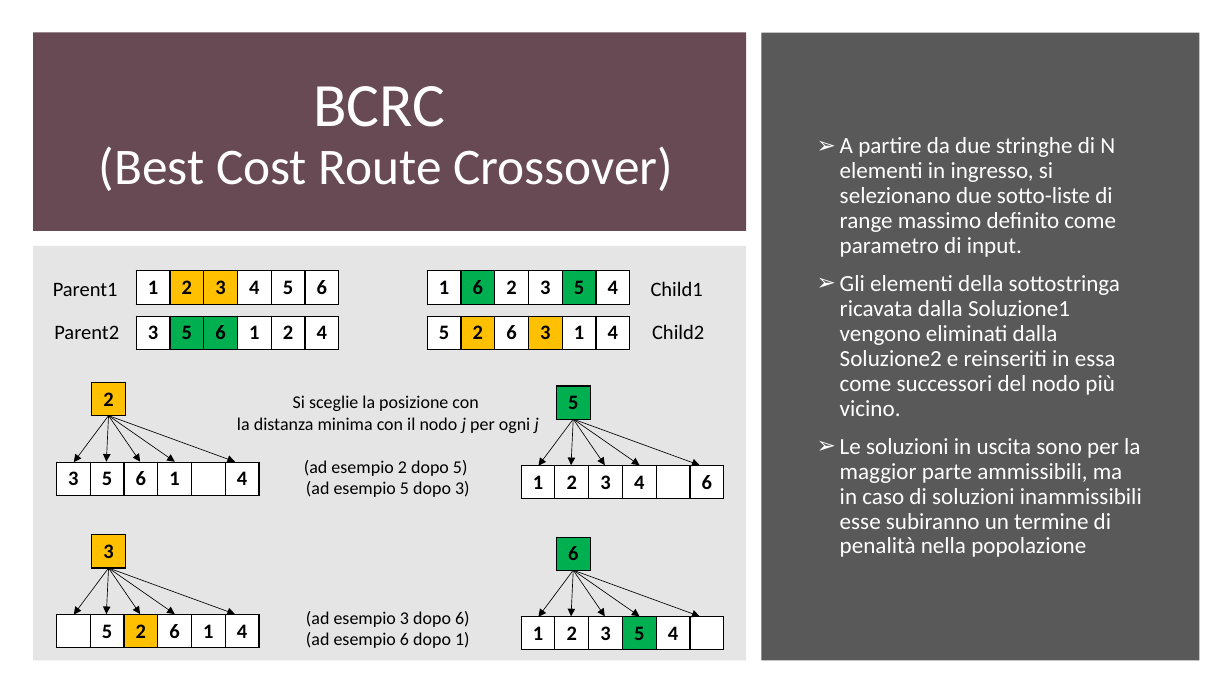
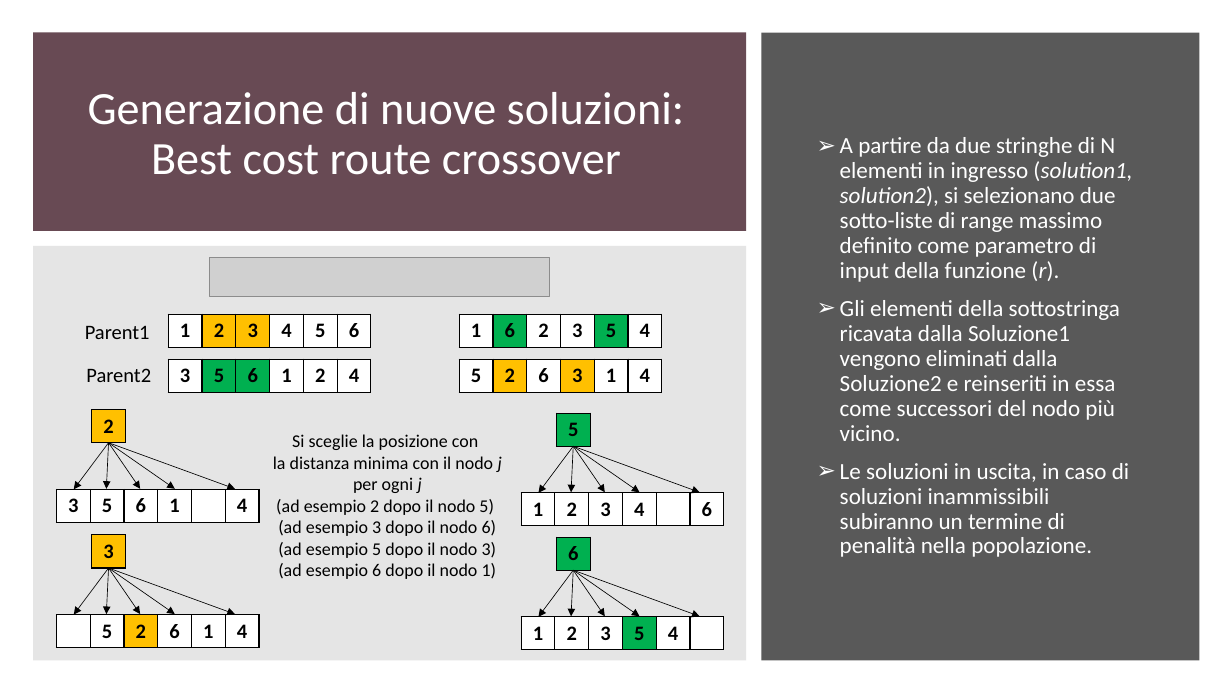
Before and after one commit to gdr-98/Greedy-heuristics-and-genetic-algorithm-for-a-CVRPTW-problem-resolution-, a slide deck: slide 15 of Power_point_nik.pptx (slide 13 before the commit). Drawn at 1232x693 pixels with LibreOffice and Linux fonts; fonts in the diff are those of the drawing; grey boxes stand for pictures. Boxes give left, top, right and bottom in pixels: in the first picture for what was removed or moved away, otherwise in the second. Text is boxed around its words. In the diff, an @@ line names an element or a change of style, - is before the commit and + after.

```diff
--- a/Power_point_nik.pptx
+++ b/Power_point_nik.pptx
@@ title at <box>88,92,685,175</box>: text changed; size 40 to 36 pt @@
-BCRC
-(Best Cost Route Crossover)
+Generazione di nuove soluzioni: Best cost route crossover
@@ text at <box>840,137,1116,257</box>: text changed @@
-➢ A partire da due stringhe di N elementi in ingresso, si selezionano due sotto-liste di range massimo definito come parametro di input.
+➢ A partire da due stringhe di N elementi in ingresso (solution1, solution2), si selezionano due sotto-liste di range massimo definito come parametro di input della funzione (r).
@@ picture added at <box>210,257,550,297</box> @@
@@ text removed at <box>651,281,703,296</box> @@
-Child1
@@ text "Parent1": place and size @@
-text "Parent1" at <box>53,282,118,296</box>
+text "Parent1" at <box>85,325,150,339</box>
@@ text removed at <box>652,324,704,339</box> @@
-Child2
@@ text "Parent2": place and size @@
-text "Parent2" at <box>54,325,119,339</box>
+text "Parent2" at <box>86,368,151,382</box>
@@ 4 tables: place and size @@
-4 tables at <box>136,271,632,349</box>
+4 tables at <box>168,314,665,393</box>
@@ text "Si sceglie la posizione con": place and size @@
-text "Si sceglie la posizione con" at <box>237,395,539,648</box>
+text "Si sceglie la posizione con" at <box>273,434,502,579</box>
@@ 10 arrows, 3 tables: place and size @@
-10 arrows, 3 tables at <box>74,383,726,499</box>
+10 arrows, 3 tables at <box>74,409,726,526</box>
@@ text at <box>840,463,1129,557</box>: text changed @@
-➢ Le soluzioni in uscita sono per la maggior parte ammissibili, ma in caso di soluzioni inammissibili esse subiranno un termine di penalità nella popolazione
+➢ Le soluzioni in uscita, in caso di soluzioni inammissibili subiranno un termine di penalità nella popolazione.
@@ table: place and size @@
-table at <box>56,462,262,495</box>
+table at <box>56,490,262,523</box>
@@ text at <box>276,499,497,579</box>: text changed @@
-(ad esempio 2 dopo 5)
-(ad esempio 5 dopo 3)
-(ad esempio 3 dopo 6)
-(ad esempio 6 dopo 1)
+(ad esempio 2 dopo il nodo 5)
+(ad esempio 3 dopo il nodo 6)
+(ad esempio 5 dopo il nodo 3)
+(ad esempio 6 dopo il nodo 1)
```
Also in this commit, not shown: 14 other slides changed, 8 slides added, 5 slides removed.
